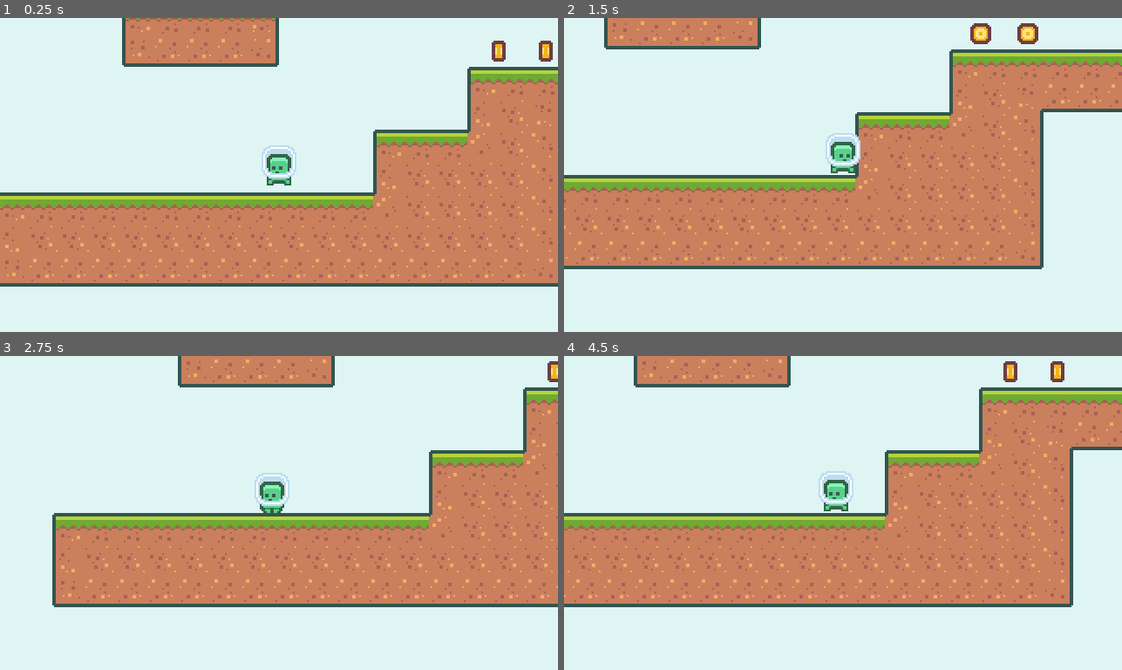
Above: before the commit, frames 1-4 (two rows, left to right).
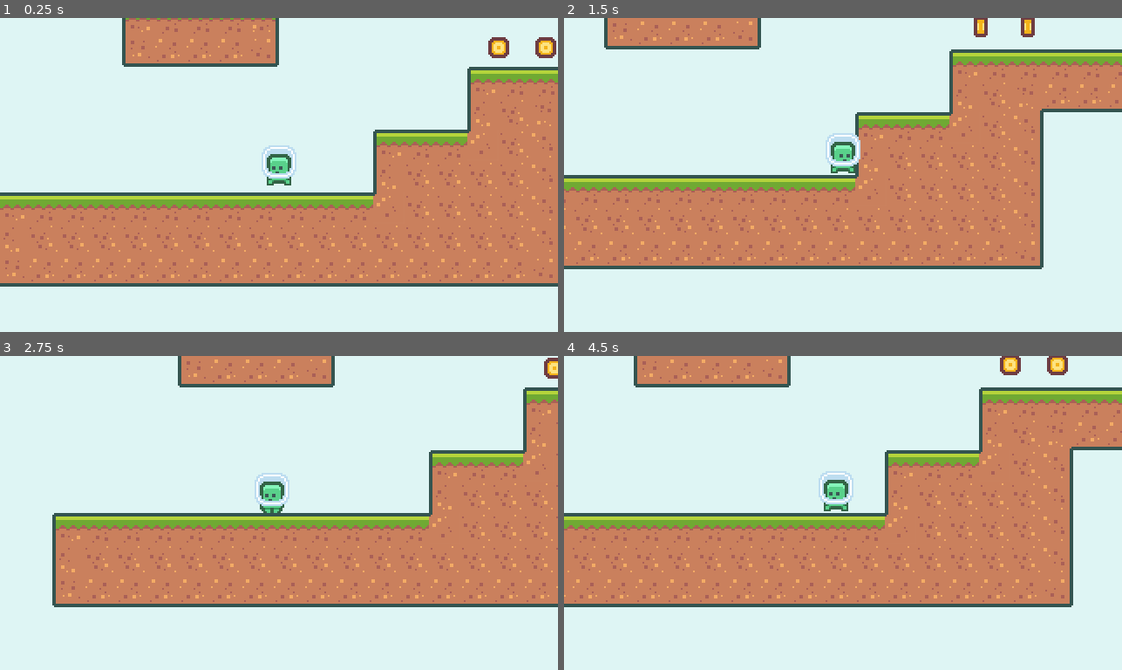
Above: after the commit, the same moments.

Repository: gondr99/godotPlatformer
Game: Godot game, scene res://scenes/Main.tscn
Same seed, same stepped clock (60 frames per second), same inputs: the game is played once before the commit and once after it.
Inputs:
- Up to frame 1 (0.25 s): no input
- Up to frame 2 (1.5 s): hold Right (move_right) from 0.53 s (still down); tap Space (jump) at 0.77 s
- Up to frame 3 (2.75 s): tap Space (jump) at 1.52 s; release Right (move_right) at 2.03 s; hold Left (move_left) from 2.03 s (still down)
- Up to frame 4 (4.5 s): release Left (move_left) at 2.78 s; hold Right (move_right) 2.78-4.28 s; tap Space (jump) at 3.02, 3.77 s; hold Left (move_left) from 4.28 s (still down)

The runs differ from the first frame. In frame 1, 0.4% of the frame differs, in the area x 87-100%, y 6-14%; in frame 2, 0.5%, in the area x 72-85%, y 0-9%; in frame 3, 0.1%; in frame 4, 0.5%.

Commit message:
add coin

Diff:
--- /dev/null
+++ b/scenes/Coin.gd
@@ -0,0 +1,17 @@
+extends Node2D
+
+
+func _ready():
+	#이벤트 리스너, Area2D에 들어왔을 때 on_area_entered를 실행해준다. self는 context
+	$Area2D.connect("area_entered", self, "on_area_entered")
+
+func on_area_entered(area2d):
+	print_debug(area2d)
+	$AnimationPlayer.play("pickup")
+	call_deferred("disable_pickup") #idle 타임에 disable_pickup을 실행해준다. 파라메터 넘길꺼면 뒤에다 , 로 구분해서 넘김
+
+	#queue_free() #해당 프레임의 가장 마지막에 삭제된다. (자식들이 모두 안전하게 작업하고 삭제될 수 있도록 )
+
+
+func disable_pickup():
+	$Area2D/CollisionShape2D.disabled = true
--- a/scenes/Coin.tscn
+++ b/scenes/Coin.tscn
@@ -1,7 +1,66 @@
-[gd_scene load_steps=5 format=2]
+[gd_scene load_steps=8 format=2]
 
 [ext_resource path="res://assets/coin/tile_0152.png" type="Texture" id=1]
 [ext_resource path="res://assets/coin/tile_0151.png" type="Texture" id=2]
+[ext_resource path="res://scenes/Coin.gd" type="Script" id=3]
+
+[sub_resource type="Animation" id=3]
+resource_name = "idle"
+loop = true
+tracks/0/type = "value"
+tracks/0/path = NodePath("AnimatedSprite:position")
+tracks/0/interp = 2
+tracks/0/loop_wrap = true
+tracks/0/imported = false
+tracks/0/enabled = true
+tracks/0/keys = {
+"times": PoolRealArray( 0, 0.5 ),
+"transitions": PoolRealArray( 1, 1 ),
+"update": 0,
+"values": [ Vector2( 0, 0 ), Vector2( 0, -4 ) ]
+}
+
+[sub_resource type="Animation" id=4]
+resource_name = "pickup"
+length = 0.4
+tracks/0/type = "value"
+tracks/0/path = NodePath("AnimatedSprite:position")
+tracks/0/interp = 2
+tracks/0/loop_wrap = true
+tracks/0/imported = false
+tracks/0/enabled = true
+tracks/0/keys = {
+"times": PoolRealArray( 0, 0.2, 0.4 ),
+"transitions": PoolRealArray( 1, 1, 1 ),
+"update": 0,
+"values": [ Vector2( 0, 0 ), Vector2( 0, -12 ), Vector2( 0, -20 ) ]
+}
+tracks/1/type = "value"
+tracks/1/path = NodePath("AnimatedSprite:scale")
+tracks/1/interp = 2
+tracks/1/loop_wrap = true
+tracks/1/imported = false
+tracks/1/enabled = true
+tracks/1/keys = {
+"times": PoolRealArray( 0, 0.2, 0.4 ),
+"transitions": PoolRealArray( 1, 1, 1 ),
+"update": 0,
+"values": [ Vector2( 1, 1 ), Vector2( 1, 1 ), Vector2( 1, 0 ) ]
+}
+tracks/2/type = "method"
+tracks/2/path = NodePath(".")
+tracks/2/interp = 1
+tracks/2/loop_wrap = true
+tracks/2/imported = false
+tracks/2/enabled = true
+tracks/2/keys = {
+"times": PoolRealArray( 0.4 ),
+"transitions": PoolRealArray( 1 ),
+"values": [ {
+"args": [  ],
+"method": "queue_free"
+} ]
+}
 
 [sub_resource type="CircleShape2D" id=2]
 radius = 8.06226
@@ -15,6 +74,12 @@
 } ]
 
 [node name="Coin" type="Node2D"]
+script = ExtResource( 3 )
+
+[node name="AnimationPlayer" type="AnimationPlayer" parent="."]
+autoplay = "idle"
+anims/idle = SubResource( 3 )
+anims/pickup = SubResource( 4 )
 
 [node name="Area2D" type="Area2D" parent="."]
 collision_layer = 32768
@@ -25,4 +90,5 @@
 
 [node name="AnimatedSprite" type="AnimatedSprite" parent="."]
 frames = SubResource( 1 )
+frame = 1
 playing = true
--- a/scenes/Player.tscn
+++ b/scenes/Player.tscn
@@ -3,6 +3,9 @@
 [ext_resource path="res://assets/player/character_0000.png" type="Texture" id=1]
 [ext_resource path="res://scenes/Player.gd" type="Script" id=2]
 [ext_resource path="res://assets/player/character_0001.png" type="Texture" id=3]
+
+[sub_resource type="CircleShape2D" id=3]
+radius = 16.0
 
 [sub_resource type="SpriteFrames" id=2]
 animations = [ {
@@ -25,15 +28,20 @@
 [sub_resource type="RectangleShape2D" id=1]
 extents = Vector2( 7, 9 )
 
-[sub_resource type="CircleShape2D" id=3]
-radius = 16.0
-
 [node name="Player" type="KinematicBody2D" groups=["player"]]
 script = ExtResource( 2 )
 
 [node name="CoyoteTimer" type="Timer" parent="."]
 wait_time = 0.1
 one_shot = true
+
+[node name="CoinCollectArea2D" type="Area2D" parent="."]
+collision_layer = 32768
+collision_mask = 32768
+
+[node name="CollisionShape2D" type="CollisionShape2D" parent="CoinCollectArea2D"]
+position = Vector2( 0, -11 )
+shape = SubResource( 3 )
 
 [node name="AnimatedPlayerSprite" type="AnimatedSprite" parent="."]
 position = Vector2( 0, -12 )
@@ -44,9 +52,3 @@
 [node name="CollisionShape2D" type="CollisionShape2D" parent="."]
 position = Vector2( 0, -9 )
 shape = SubResource( 1 )
-
-[node name="Area2D" type="Area2D" parent="."]
-
-[node name="CollisionShape2D" type="CollisionShape2D" parent="Area2D"]
-shape = SubResource( 3 )
-one_way_collision = true
